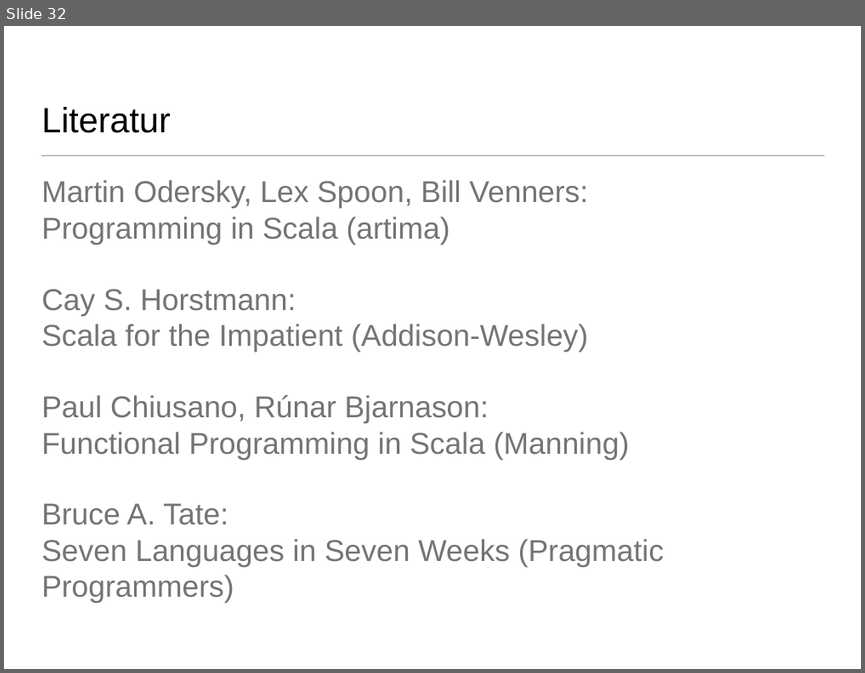
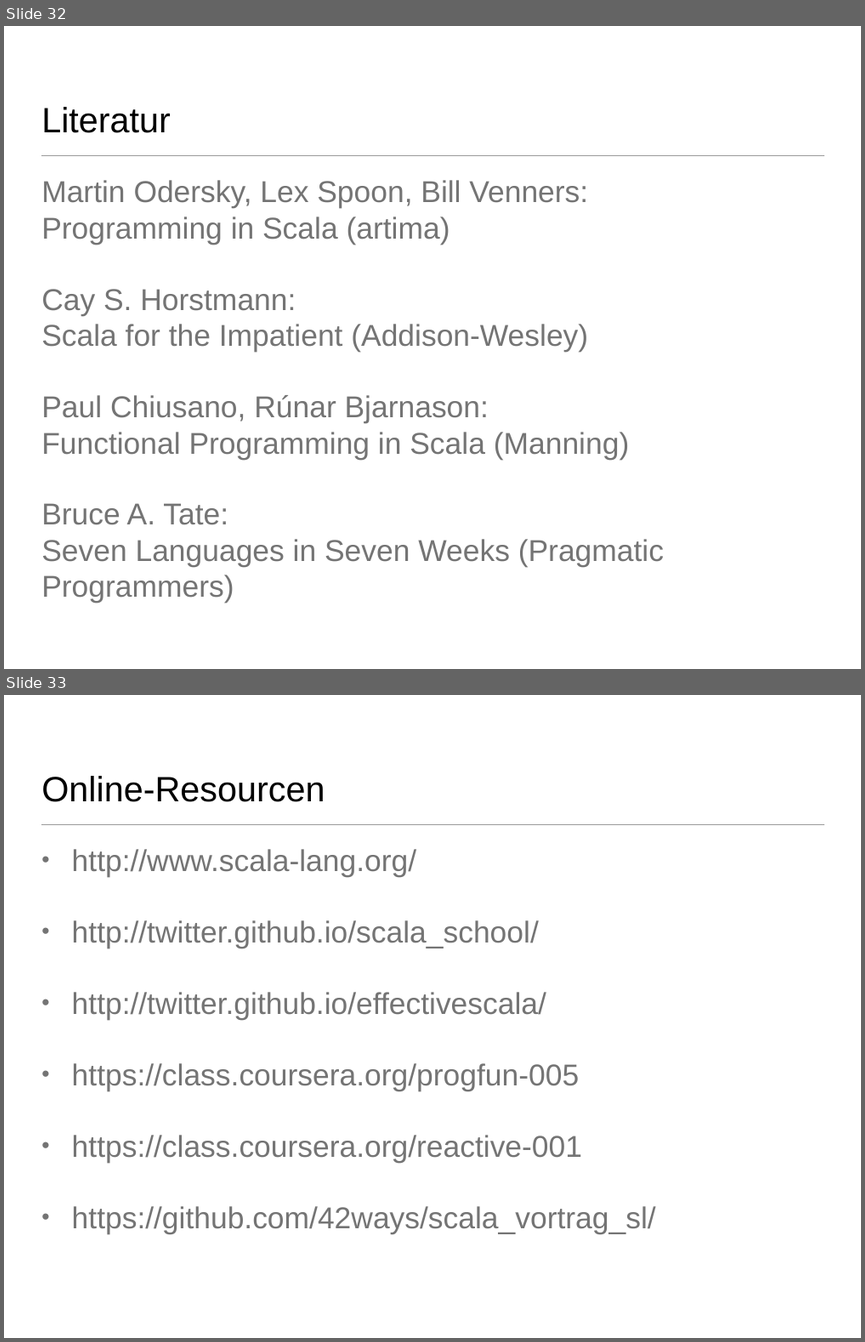
Before and after one commit to 42ways/scala_vortrag_sl, a slide deck: presentation/scala.pptx. Shown one above the other, each under a label of ours: slide 32 before the commit, slides 32 and 33 after it. The pictures are 865x673 and 865x1342 pixels, drawn with LibreOffice and Linux fonts; fonts in the diff are those of the drawing; background and template pictures are left out. Boxes give left, top, right and bottom in pixels: in the first picture for what was removed or moved away, otherwise in the second. Text is boxed around its words. In the diff, an @@ line names an element or a change of style, - is before the commit and + after.

Commit message:
restore accidentally deleted slide

```diff
--- a/presentation/scala.pptx
+++ b/presentation/scala.pptx
@@ slide 33 added at bbox=[4, 695, 861, 1338], background #FFFFFF; not listed: 1 template element that a slide beside it also shows @@
@@ title added at bbox=[41, 776, 324, 802], 42 pt, text #000000 @@
+Online-Resourcen
@@ text added at bbox=[72, 849, 656, 1234], 36 pt, text #747474 @@
+• http://www.scala-lang.org/
+• http://twitter.github.io/scala_school/
+• http://twitter.github.io/effectivescala/
+• https://class.coursera.org/progfun-005
+• https://class.coursera.org/reactive-001
+• https://github.com/42ways/scala_vortrag_sl/
```
Also in this commit, not shown: 9 other files.
